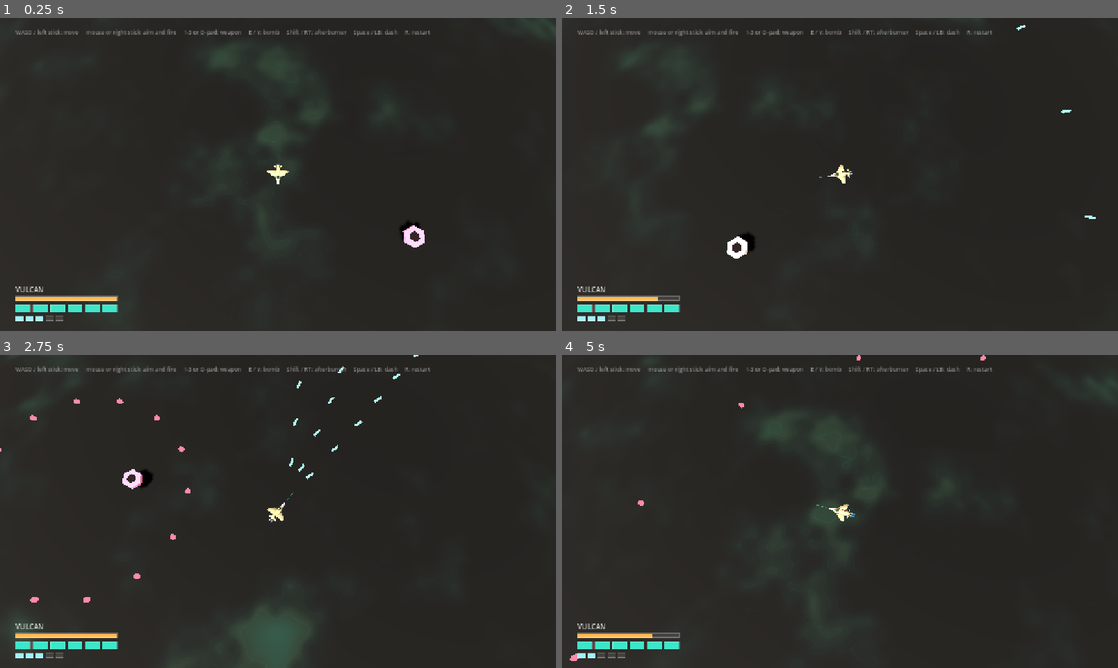
Above: before the commit, frames 1-4 (two rows, left to right).
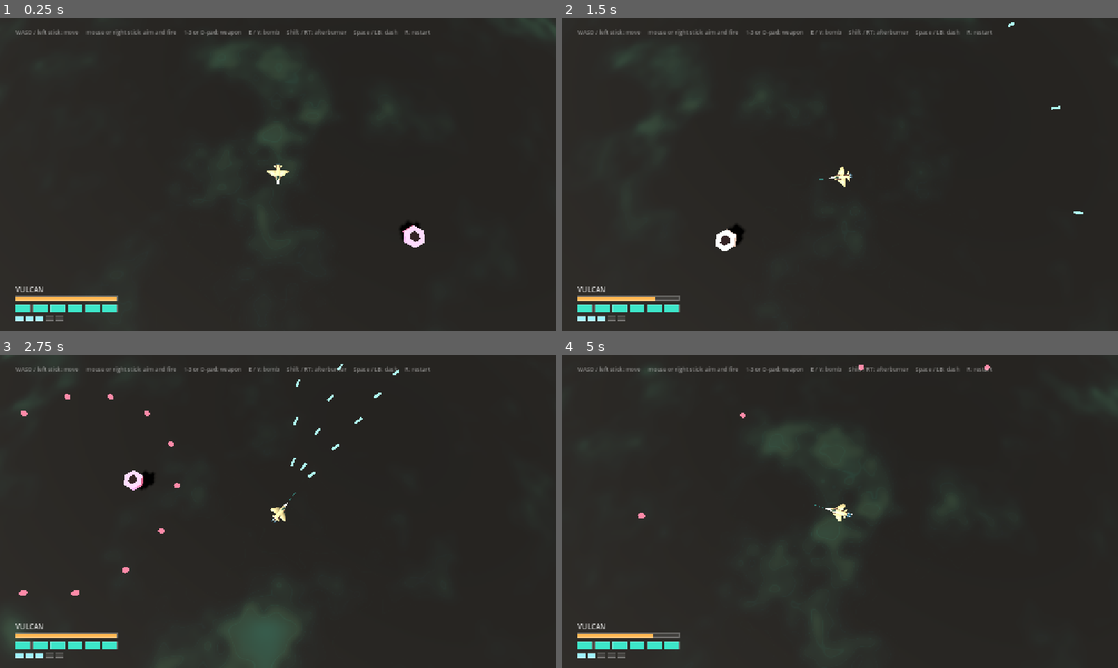
Above: after the commit, the same moments.

Repository: jlortegacares/gerwalk
Game: Godot game, scene res://levels/arena/arena.tscn
Same seed, same stepped clock (60 frames per second), same inputs: the game is played once before the commit and once after it.
Inputs (mouse positions are in pixels of both pictures, inside the frame that each line leads up to):
- Up to frame 1 (0.25 s): no input
- Up to frame 2 (1.5 s): move the mouse to (962, 158) at 0.52 s; hold D (move_right) 0.53-1.28 s; hold Shift (boost) 0.53-1.28 s; click (962, 158) at 0.67 s; tap Space (dash) at 0.8, 1.35 s; move the mouse to (728, 190) at 1.27 s; hold S (move_down) from 1.28 s (still down)
- Up to frame 3 (2.75 s): click (166, 527) at 1.55 s; move the mouse to (333, 442) at 2.02 s; release S (move_down) at 2.03 s; press the mouse at (333, 442) at 2.03 s; hold D (move_right) from 2.03 s (still down); tap Shift (boost) at 2.3 s
- Up to frame 4 (5 s): move the mouse to (812, 574) at 2.77 s; release D (move_right) at 2.78 s; release the mouse at (812, 574) at 2.78 s; hold W (move_up) 2.78-3.53 s; tap E (bomb) at 2.85 s; click (812, 574) at 2.92 s; tap Space (dash) at 3.05, 4.35 s; move the mouse to (1006, 558) at 3.52 s; hold Shift (boost) 3.53-4.28 s; hold A (move_left) from 3.53 s (still down); click (1006, 558) at 3.8 s; move the mouse to (673, 464) at 4.27 s; tap Shift (boost) at 4.55 s

The runs differ from the first frame. In frame 1, less than 0.1% of the frame differs, in the area x 48-52%, y 48-52%; in frame 2, 0.6%; in frame 3, 0.8%, in the area x 0-76%, y 0-100%; in frame 4, 0.7%.

Commit message:
feat: make the ship snap to input and lean like a fighter
Cruise now arrives in 0.067 s and a full stop takes 0.050 s, so releasing the
stick means stopping instead of coasting. The movement deadzone drops to 0.10 so
a 20% tilt gives tap speed for threading narrow gaps.

Aim stays instant: the shot leaves along the stick on the same frame, while the
hull eases into the new heading at 1800 deg/s and banks up to 32 degrees into
lateral drift and fast turns. The dash goes to 3.17x cruise, stays flat for
0.12 s and drops the old inertia on frame one, aimed along the stick when
deflected and along the nose when not. Thruster plumes flash on a dash or a
launch from rest, and the camera rig trails the body so the ship leads the frame
by a few pixels under thrust.

The smoke test pins the numbers instead of the tuning: frame counts for
acceleration and braking, tap speed, dash multiplier, inertia cancellation, the
instant shot against the lagging hull, the bank angle and level-out, and the
camera settling back to centre at rest.

Diff:
--- a/entities/player/player.gd
+++ b/entities/player/player.gd
@@ -8,20 +8,45 @@
 ## readability the genre depends on.
 ##
 ## The Camera3D is a child of this node and the rig never rotates, so the player
-## is pinned to the exact centre of the screen no matter where it is on the
-## planet's surface.
+## sits in the middle of the screen no matter where it is on the planet's surface.
+## The rig trails the body by a few pixels under thrust (a spring lag in
+## player_camera.gd), which is the only time it leaves dead centre.
 
 const MAX_SPEED: float = 26.8
-const ACCELERATION: float = 260.0
-const FRICTION: float = 300.0
+## Snappy on purpose: cruise arrives in 26.8 / 420 = 0.064 s, inside the four
+## frames a dense pattern gives you to read it and move. Long progressive
+## acceleration is a flight sim luxury this genre cannot afford.
+const ACCELERATION: float = 420.0
+## Braking is heavier than thrust: 0.05 s from cruise to a full stop, three
+## physics ticks. A ship that coasted would read as zero-gravity drift and make
+## narrow gaps feel unfair.
+const FRICTION: float = 540.0
 const AIM_DEADZONE: float = 0.30
+## Analog deadzone, deliberately low. At 0.10 a 20 percent tilt lands on roughly a
+## tenth of cruise speed, which is the tap mode that threads a gap between bullets.
+const MOVE_DEADZONE: float = 0.10
 
 const MAX_HP: int = 6
 const IFRAME_DURATION: float = 0.85
 
-const DASH_SPEED: float = 64.0
-const DASH_DURATION: float = 0.16
+## Dash: 85 / 26.8 = 3.17x cruise, the middle of the 3.0-3.5 band. The duration
+## drops to 0.12 s so the burst covers the same 10 units the old 64 speed did,
+## only injected instantly instead of ramped.
+const DASH_SPEED: float = 85.0
+const DASH_DURATION: float = 0.12
 const DASH_COOLDOWN: float = 0.85
+
+## Angular game feel. Aim is instant, so the shot never lags the stick; the model
+## turns at this rate so a flick reads as a snap roll instead of a teleport. At
+## 1800 deg/s a 180 turn takes six frames.
+const VISUAL_TURN_RATE: float = 1800.0
+## Bank is presentation only: the capsule never rolls, so leaning 32 degrees
+## cannot change what the player can graze. It is what sells a jet on a plane
+## that has no banking at all.
+const MAX_BANK: float = 32.0
+const YAW_BANK: float = 10.0
+const BANK_RATE: float = 10.0
+const THRUST_KICK_DECAY: float = 3.0
 
 ## Afterburner. Normal thrust tops out at MAX_SPEED; the burner trades reserve for
 ## a higher top speed, and the reserve only fills back while the burner is off.
@@ -70,6 +95,12 @@
 var _dash_cooldown: float = 0.0
 var _dash_direction: Vector3 = Vector3.RIGHT
 var _alive: bool = true
+
+var _visual_yaw: float = 0.0
+var _visual_yaw_prev: float = 0.0
+var _bank: float = 0.0
+var _forward_speed: float = 0.0
+var _thrust_kick: float = 0.0
 
 var _turbo: float = TURBO_MAX
 var _boosting: bool = false
@@ -123,14 +154,15 @@
 	else:
 		_move(delta)
 
-	_update_aim()
+	_update_aim(delta)
+	_update_bank(delta)
 	_update_weapons(delta)
 	_update_afterburner_visual(delta)
 
 
 func _move(delta: float) -> void:
 	var input_direction: Vector2 = Input.get_vector(
-		&"move_left", &"move_right", &"move_up", &"move_down"
+		&"move_left", &"move_right", &"move_up", &"move_down", MOVE_DEADZONE
 	)
 	var thrusting: bool = input_direction.length_squared() > 0.0
 	_update_boost(delta, thrusting)
@@ -194,8 +226,17 @@
 		(forward_speed - MAX_SPEED) / (BOOST_SPEED - MAX_SPEED), 0.0, 1.0
 	)
 
-	_layout_flames(_thruster_plumes, 0.35 + thrust * 1.65)
-	_layout_flames(_thruster_cores, 0.28 + thrust * 1.00)
+	# A kick is a flash, not a speed curve: opening the throttle past a walk, or
+	# punching the dash, spikes the plumes and then decays in about a third of a
+	# second. It is the only cue that the ship has weight at all.
+	var accel: float = (forward_speed - _forward_speed) / maxf(delta, 0.0001)
+	_forward_speed = forward_speed
+	_thrust_kick = maxf(_thrust_kick, clampf(accel / ACCELERATION, 0.0, 1.0))
+	_thrust_kick = move_toward(_thrust_kick, 0.0, THRUST_KICK_DECAY * delta)
+	var kick: float = _thrust_kick
+
+	_layout_flames(_thruster_plumes, 0.35 + thrust * 1.65 + kick * 1.10)
+	_layout_flames(_thruster_cores, 0.28 + thrust * 1.00 + kick * 0.70)
 
 	# The wings follow the throttle: the tip swings aft as the ship gets faster,
 	# which is the swing-wing signature and a free speed cue beside the flames.
@@ -204,9 +245,14 @@
 	_wing_left.rotation.y = sweep
 
 	_thruster_plumes_material.albedo_color = Color(
-		lerpf(0.22, 0.5, heat), lerpf(0.6, 0.85, heat), 1.0, 0.08 + thrust * 0.24
+		lerpf(0.22, 0.5, heat),
+		lerpf(0.6, 0.85, heat),
+		1.0,
+		clampf(0.08 + thrust * 0.24 + kick * 0.30, 0.0, 0.8)
 	)
-	_thruster_cores_material.albedo_color = Color(0.88, 0.98, 1.0, 0.18 + thrust * 0.45)
+	_thruster_cores_material.albedo_color = Color(
+		0.88, 0.98, 1.0, clampf(0.18 + thrust * 0.45 + kick * 0.25, 0.0, 0.95)
+	)
 
 	if camera == null:
 		return
@@ -224,16 +270,40 @@
 
 func _start_dash() -> void:
 	var input_direction: Vector2 = Input.get_vector(
-		&"move_left", &"move_right", &"move_up", &"move_down"
+		&"move_left", &"move_right", &"move_up", &"move_down", MOVE_DEADZONE
 	)
 	var flat: Vector3 = Vector3(input_direction.x, 0.0, input_direction.y)
 	_dash_direction = flat.normalized() if flat.length_squared() > 0.0 else _aim_direction
 	_dash_time = DASH_DURATION
 	_dash_cooldown = DASH_COOLDOWN
+	# The nozzle flash outlives the 0.12 s burst, then decays on its own.
+	_thrust_kick = 1.0
 	_spawn_impact()
 
 
-func _update_aim() -> void:
+## Banking is derived from the body, not from the input: lateral drift relative to
+## the nose rolls the hull into that drift, and a fast nose turn adds a smaller
+## lean into the turn. Both settle back to level once the movement stops.
+func _update_bank(delta: float) -> void:
+	var right: Vector3 = Vector3(-_aim_direction.z, 0.0, _aim_direction.x)
+	var lateral: float = clampf(velocity.dot(right) / MAX_SPEED, -1.0, 1.0)
+	var yaw_rate: float = 0.0
+	if delta > 0.0:
+		yaw_rate = clampf(
+			angle_difference(_visual_yaw_prev, _visual_yaw)
+			/ delta
+			/ deg_to_rad(VISUAL_TURN_RATE),
+			-1.0,
+			1.0
+		)
+	_visual_yaw_prev = _visual_yaw
+
+	var target: float = deg_to_rad(MAX_BANK * lateral - YAW_BANK * yaw_rate)
+	_bank = lerpf(_bank, target, 1.0 - exp(-BANK_RATE * delta))
+	_visual.rotation.x = _bank
+
+
+func _update_aim(delta: float) -> void:
 	var stick_aim: Vector2 = Input.get_vector(
 		&"aim_left", &"aim_right", &"aim_up", &"aim_down"
 	)
@@ -245,7 +315,17 @@
 		if to_mouse.length_squared() > 0.0001:
 			_aim_direction = to_mouse
 
-	_visual.rotation.y = atan2(-_aim_direction.z, _aim_direction.x)
+	# The shot follows _aim_direction this same frame; only the model eases in.
+	var target_yaw: float = atan2(-_aim_direction.z, _aim_direction.x)
+	if delta > 0.0:
+		# angle_difference keeps the turn on the short arc; a raw move_toward would
+		# spin the long way around whenever the aim crosses the -X seam.
+		var step: float = deg_to_rad(VISUAL_TURN_RATE) * delta
+		_visual_yaw += clampf(angle_difference(_visual_yaw, target_yaw), -step, step)
+		_visual_yaw = wrapf(_visual_yaw, -PI, PI)
+	else:
+		_visual_yaw = target_yaw
+	_visual.rotation.y = _visual_yaw
 	_aim_beam.position = _aim_direction * (BEAM_START + BEAM_LENGTH * 0.5)
 	_aim_beam.rotation.y = atan2(_aim_direction.x, _aim_direction.z)
 
--- a/entities/player/player_camera.gd
+++ b/entities/player/player_camera.gd
@@ -1,18 +1,32 @@
 extends Camera3D
-## Trauma-style shake. The camera is a child of the player so the player is
-## always exactly centred; only the offsets move, never the target.
+## Trauma-style shake plus a spring lag on the rig. The camera hangs off the
+## player, so the baseline is dead centre; under thrust the rig trails the body by
+## a few pixels and the ship leads the frame, which is what gives the plane mass.
 
 const MAX_OFFSET: float = 0.45
 const DECAY_PER_SECOND: float = 2.4
 
+## Steady-state lead is velocity * LAG_SECONDS: 0.54 units (about 6.5 px) at
+## cruise and 0.84 at full burner. High rate means it settles in a couple of
+## frames instead of wallowing.
+const LAG_SECONDS: float = 0.02
+const LAG_RATE: float = 26.0
+
 var _shake: float = 0.0
+var _base: Vector3 = Vector3.ZERO
+var _lag: Vector3 = Vector3.ZERO
 
 
 func _ready() -> void:
 	GlobalEventBus.camera_shake_requested.connect(_on_shake_requested)
+	var rig: Node3D = get_parent() as Node3D
+	if rig != null:
+		_base = rig.position
 
 
 func _process(delta: float) -> void:
+	_update_lag(delta)
+
 	_shake = move_toward(_shake, 0.0, DECAY_PER_SECOND * delta)
 	if _shake <= 0.0:
 		h_offset = 0.0
@@ -23,5 +37,18 @@
 	v_offset = randf_range(-1.0, 1.0) * MAX_OFFSET * _shake
 
 
+## The body's velocity is in world axes and the player node itself never rotates,
+## so the offset can be applied straight to the rig's local position. The rig is
+## only pitched, which leaves its X and Z aligned with the plane.
+func _update_lag(delta: float) -> void:
+	var rig: Node3D = get_parent() as Node3D
+	if rig == null or not (rig.get_parent() is CharacterBody3D):
+		return
+	var body: CharacterBody3D = rig.get_parent() as CharacterBody3D
+	var target: Vector3 = -body.velocity * LAG_SECONDS
+	_lag = _lag.lerp(target, 1.0 - exp(-LAG_RATE * delta))
+	rig.position = _base + _lag
+
+
 func _on_shake_requested(strength: float) -> void:
 	_shake = maxf(_shake, clampf(strength, 0.0, 1.0))
--- a/tests/smoke_test.gd
+++ b/tests/smoke_test.gd
@@ -43,6 +43,12 @@
 	_clear_projectiles()
 	await get_tree().physics_frame
 
+	await _test_maneuverability()
+
+	_clear_enemies()
+	_clear_projectiles()
+	await get_tree().physics_frame
+
 	await _test_damage_and_iframes()
 	await _test_death()
 
@@ -74,6 +80,150 @@
 		absf(_player.global_position.z - start.z) < 0.1,
 		"movement keeps the player on its plane"
 	)
+
+
+## The maneuverability contract: cruise inside 0.08 s, a full stop inside 0.06 s,
+## tap mode on a light tilt, a 3x dash that drops the old inertia, a model that
+## banks and catches up without ever lagging the shot, and a camera that springs
+## the ship back to centre once it stops.
+func _test_maneuverability() -> void:
+	_release_all_input()
+	_player.velocity = Vector3.ZERO
+	await get_tree().physics_frame
+	await get_tree().physics_frame
+
+	var accel_frames: int = 0
+	Input.action_press(&"move_right")
+	while accel_frames < 15 and _flat_speed() < Player.MAX_SPEED * 0.98:
+		await get_tree().physics_frame
+		accel_frames += 1
+	_check(
+		accel_frames <= 4,
+		"cruise arrives in %d frames (%.3f s)" % [accel_frames, accel_frames / 60.0]
+	)
+
+	var stop_frames: int = 0
+	Input.action_release(&"move_right")
+	while stop_frames < 15 and _flat_speed() > 0.01:
+		await get_tree().physics_frame
+		stop_frames += 1
+	_check(
+		stop_frames <= 3,
+		"a full stop from cruise takes %d frames (%.3f s)"
+		% [stop_frames, stop_frames / 60.0]
+	)
+
+	# Tap mode: a 20 percent tilt has to move the ship without giving it real
+	# cruise speed, or threading a narrow gap becomes all or nothing.
+	Input.action_press(&"move_right", 0.2)
+	for _i in 20:
+		await get_tree().physics_frame
+	var tap_speed: float = _flat_speed()
+	Input.action_release(&"move_right")
+	_check(
+		tap_speed > 0.5 and tap_speed < Player.MAX_SPEED * 0.25,
+		"a light tilt moves the ship at tap speed (%.1f u/s)" % tap_speed
+	)
+	_player.velocity = Vector3.ZERO
+
+	# Dash: 3x cruise from the first frame, and it must wipe the inertia it had.
+	Input.action_press(&"move_left")
+	for _i in 20:
+		await get_tree().physics_frame
+	var before_dash: float = _player.velocity.x
+	Input.action_release(&"move_left")
+
+	Input.action_press(&"move_right")
+	# Input injected from a coroutine lands after the physics step, so the
+	# just_pressed latch never reaches _physics_process; call the handler the
+	# frame would.
+	_player.call("_start_dash")
+	await get_tree().physics_frame
+	var dash_speed: float = _flat_speed()
+	var dash_x: float = _player.velocity.x
+	_check(
+		dash_speed >= Player.MAX_SPEED * 3.0,
+		"the dash injects %.2fx cruise on frame one" % (dash_speed / Player.MAX_SPEED)
+	)
+	_check(
+		dash_x > 0.0 and before_dash < -Player.MAX_SPEED * 0.5,
+		"the dash cancels the inherited inertia (%.1f -> %.1f u/s)" % [before_dash, dash_x]
+	)
+	Input.action_release(&"move_right")
+
+	# A neutral stick dashes down the nose instead of guessing a direction.
+	Input.action_press(&"aim_up")
+	for _i in 60:
+		await get_tree().physics_frame
+	_player.velocity = Vector3.ZERO
+	_player.call("_start_dash")
+	await get_tree().physics_frame
+	var nose_speed: float = _flat_speed()
+	_check(
+		nose_speed >= Player.MAX_SPEED * 3.0 and _player.velocity.z < -Player.MAX_SPEED * 2.0,
+		"a neutral stick dashes down the nose (%.1f u/s)" % nose_speed
+	)
+	Input.action_release(&"aim_up")
+
+	# Aim is instant while the model eases in at 1800 deg/s: the shot never waits
+	# for the animation, and the animation still finishes a 180 in about 0.1 s.
+	Input.action_press(&"aim_left")
+	for _i in 30:
+		await get_tree().physics_frame
+	Input.action_release(&"aim_left")
+	Input.action_press(&"aim_right")
+	await get_tree().physics_frame
+	var shot_axis: float = _player.get("_aim_direction").x
+	var catching_up: float = absf(rad_to_deg(_player.get("_visual").rotation.y))
+	for _i in 8:
+		await get_tree().physics_frame
+	var settled_yaw: float = absf(rad_to_deg(_player.get("_visual").rotation.y))
+	_check(shot_axis > 0.99, "the shot direction flips on the first frame (x %.2f)" % shot_axis)
+	_check(
+		catching_up > 60.0,
+		"the model is still swinging one frame after the flick (%.0f deg to go)" % catching_up
+	)
+	_check(settled_yaw < 2.0, "the model completes the 180 in under 0.15 s (%.1f deg off)" % settled_yaw)
+	Input.action_release(&"aim_right")
+
+	# Banking: drift sideways across the nose and the hull leans; stop and it
+	# levels out again.
+	Input.action_press(&"aim_right")
+	for _i in 10:
+		await get_tree().physics_frame
+	Input.action_press(&"move_up")
+	for _i in 20:
+		await get_tree().physics_frame
+	var bank: float = rad_to_deg(_player.get("_visual").rotation.x)
+	Input.action_release(&"move_up")
+	Input.action_release(&"aim_right")
+	for _i in 40:
+		await get_tree().physics_frame
+	var level: float = absf(rad_to_deg(_player.get("_visual").rotation.x))
+	_check(absf(bank) >= 15.0 and absf(bank) <= 40.0, "strafing banks the hull (%.1f deg)" % bank)
+	_check(level < 3.0, "the hull levels out when the drift stops (%.1f deg)" % level)
+
+	# The camera spring settles the ship back to dead centre once it is still.
+	_release_all_input()
+	_player.velocity = Vector3.ZERO
+	for _i in 30:
+		await get_tree().physics_frame
+	var centre: Vector2 = get_viewport().get_visible_rect().size * 0.5
+	var projected: Vector2 = _player.camera.unproject_position(_player.global_position)
+	_check(
+		projected.distance_to(centre) < 1.0,
+		"the camera settles the ship back to centre at rest (%.2f px)"
+		% projected.distance_to(centre)
+	)
+
+
+func _release_all_input() -> void:
+	for action: StringName in [
+		&"move_left", &"move_right", &"move_up", &"move_down",
+		&"aim_left", &"aim_right", &"aim_up", &"aim_down",
+		&"fire", &"boost", &"dash",
+	]:
+		Input.action_release(action)
 
 
 func _test_firing() -> void:
@@ -319,6 +469,10 @@
 		return
 
 	weapons.select(Arsenal.Kind.LASER)
+	# The automatic missile battery fires on its own schedule and would look like
+	# a laser projectile, so park it for the measurement.
+	var parked_cooldown: float = weapons.get("_missile_cooldown")
+	weapons.set("_missile_cooldown", 99.0)
 	_clear_projectiles()
 	var before: int = enemy.current_hp()
 
@@ -333,6 +487,7 @@
 		"the laser burns the target it points at (%d -> %d hp)" % [before, enemy.current_hp()]
 	)
 	_check(_player_projectiles().is_empty(), "the laser emits no projectile (hit-scan)")
+	weapons.set("_missile_cooldown", parked_cooldown)
 
 	_clear_enemies()
 	await get_tree().physics_frame
@@ -577,7 +732,12 @@
 		var centre: Vector2 = get_viewport().get_visible_rect().size * 0.5
 		var projected: Vector2 = camera.unproject_position(_player.global_position)
 		var offset: float = projected.distance_to(centre)
-		_check(offset < 1.0, "player stays centred while travelling (off by %.2f px)" % offset)
+		# The rig trails the body under thrust, so the ship leads the frame by a
+		# bounded handful of pixels instead of sitting dead centre like a HUD icon.
+		_check(
+			offset < 16.0,
+			"the camera leads the ship without losing it (off by %.2f px)" % offset
+		)
 
 
 ## Rolling without slipping: the planet must turn exactly distance / radius, about
--- a/tools/capture_frame.gd
+++ b/tools/capture_frame.gd
@@ -7,6 +7,8 @@
 ##
 ## `--travel N` holds move_right for N physics frames before the capture, which is
 ## how the rolling planet is checked: the terrain under the ship must change.
+## `--strafe N` holds move_up with the nose locked right for N frames, which is how
+## the bank angle and the level-out are reviewed.
 ## `--boost N` holds move_right and boost for N frames and captures while still
 ## burning, which is how the thruster plume and the turbo bar are reviewed.
 ## `--weapon N` selects weapon 1 (vulcan), 2 (laser) or 3 (plasma) before the
@@ -22,6 +24,7 @@
 
 func _ready() -> void:
 	var travel_frames: int = int(_argument("travel", "0"))
+	var strafe_frames: int = int(_argument("strafe", "0"))
 	var boost_frames: int = int(_argument("boost", "0"))
 	var weapon: String = _argument("weapon", "1")
 	var drop_bomb: bool = _argument("bomb", "0") == "1"
@@ -40,7 +43,11 @@
 		Input.action_release("weapon_" + weapon)
 	Input.action_press(&"fire")
 
-	if travel_frames <= 0 and boost_frames <= 0:
+	if strafe_frames > 0:
+		Input.action_press(&"move_up")
+		for _i in strafe_frames:
+			await get_tree().physics_frame
+	elif travel_frames <= 0 and boost_frames <= 0:
 		for _i in WARMUP_FRAMES:
 			await get_tree().physics_frame
 	elif boost_frames > 0:
